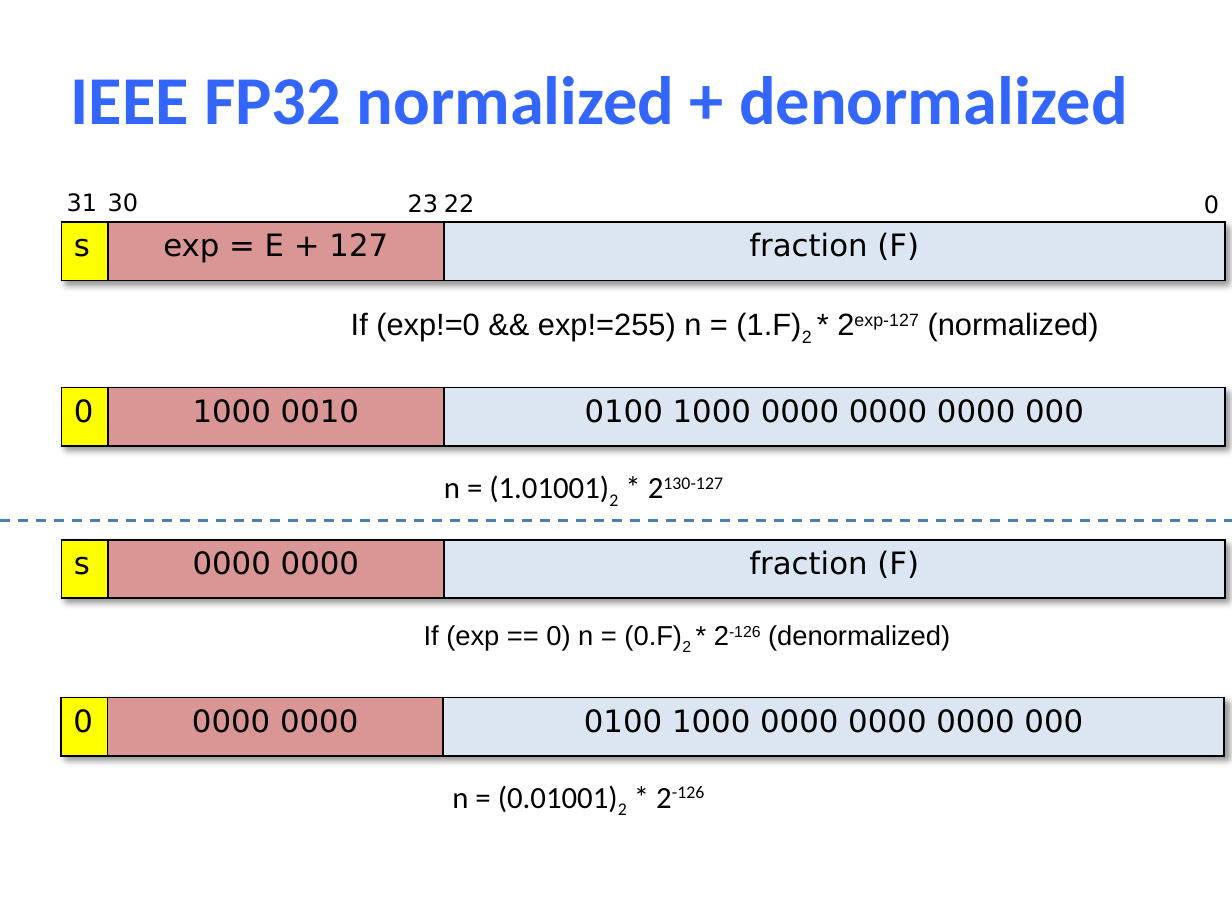
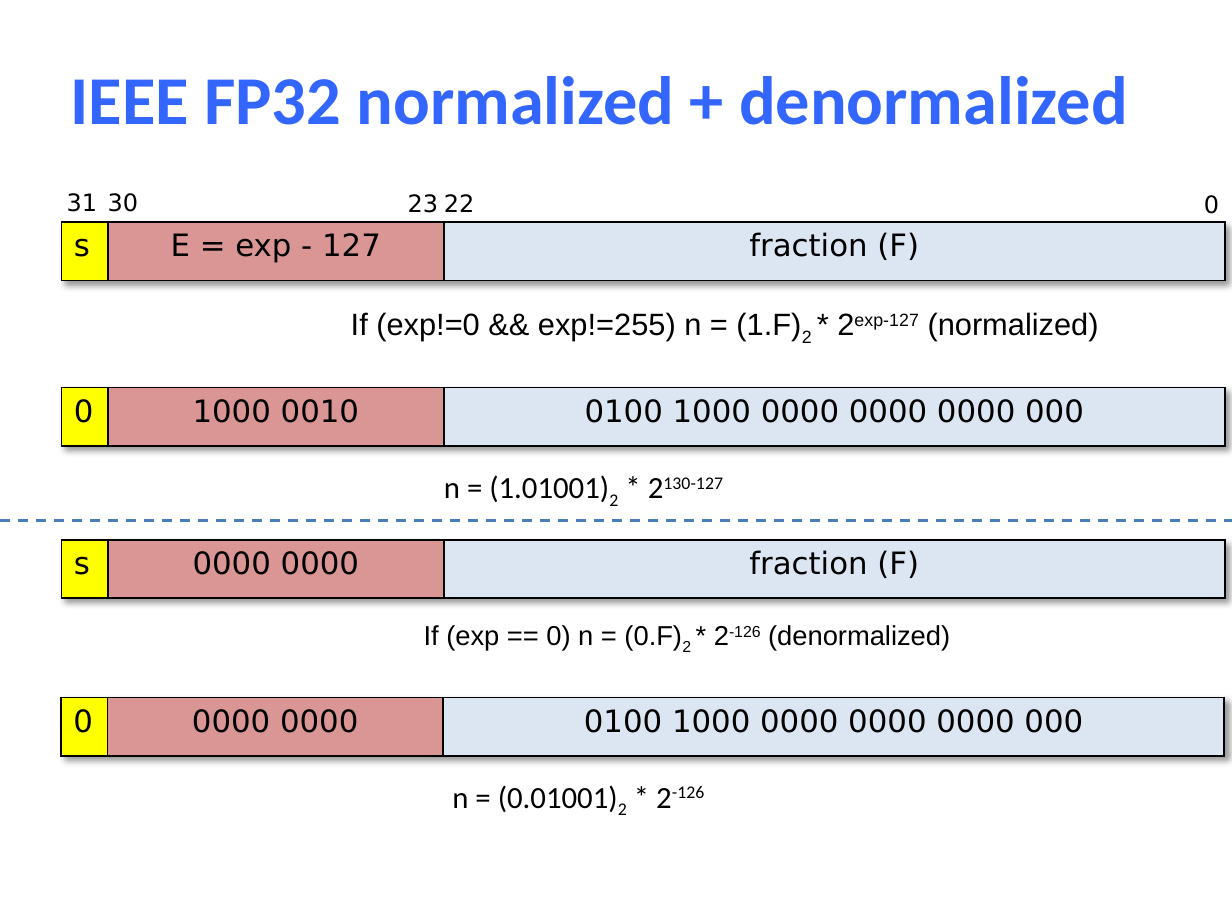
Before and after one commit to NYU-CSO/nyu-cso.github.io, a slide deck: slide 27 of notes/03-floats.pptx (slide 25 before the commit). Drawn at 1232x924 pixels with LibreOffice and Linux fonts; fonts in the diff are those of the drawing. Boxes give left, top, right and bottom in pixels: in the first picture for what was removed or moved away, otherwise in the second. Text is boxed around its words. In the diff, an @@ line names an element or a change of style, - is before the commit and + after.

```diff
--- a/notes/03-floats.pptx
+++ b/notes/03-floats.pptx
@@ table at (x1=62, y1=222, x2=1226, y2=280) @@
-row 1, column 2: exp = E + 127
+row 1, column 2: E = exp - 127
```
Also in this commit, not shown: 14 other slides changed, 2 slides added, 1 other file.
